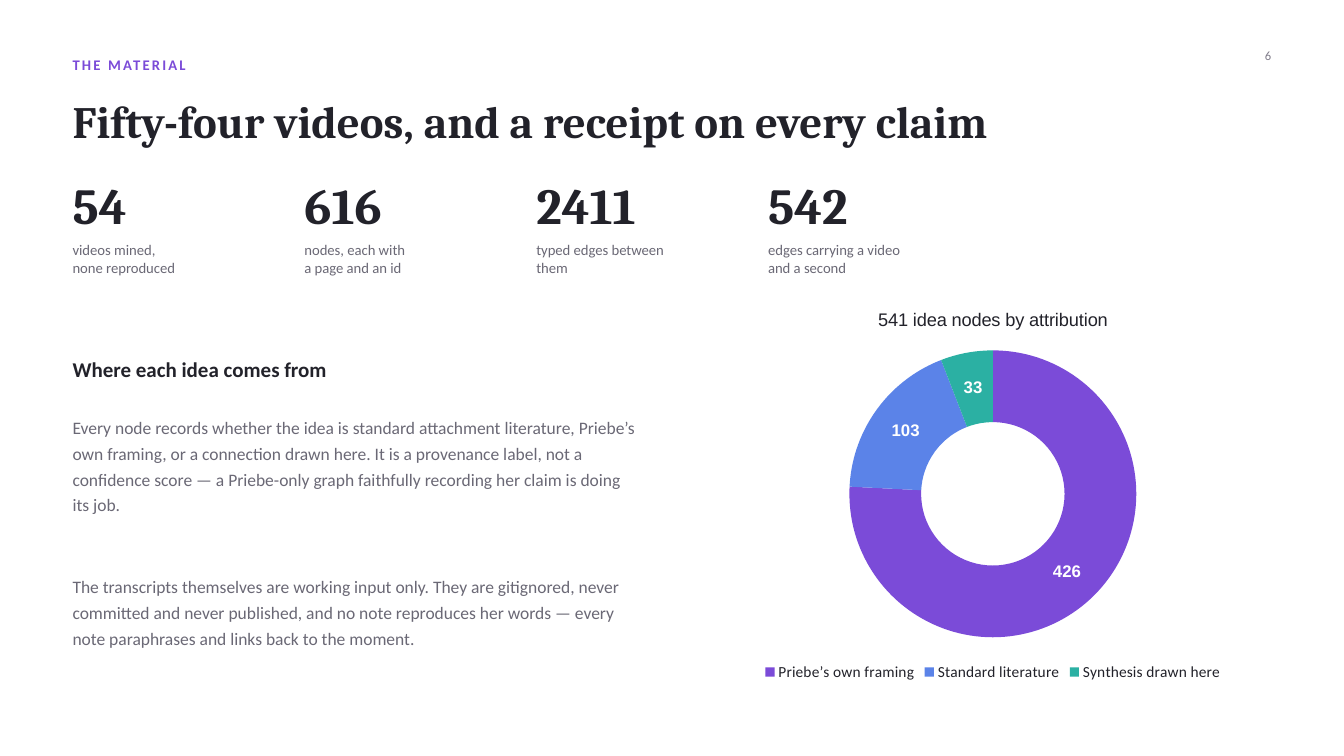
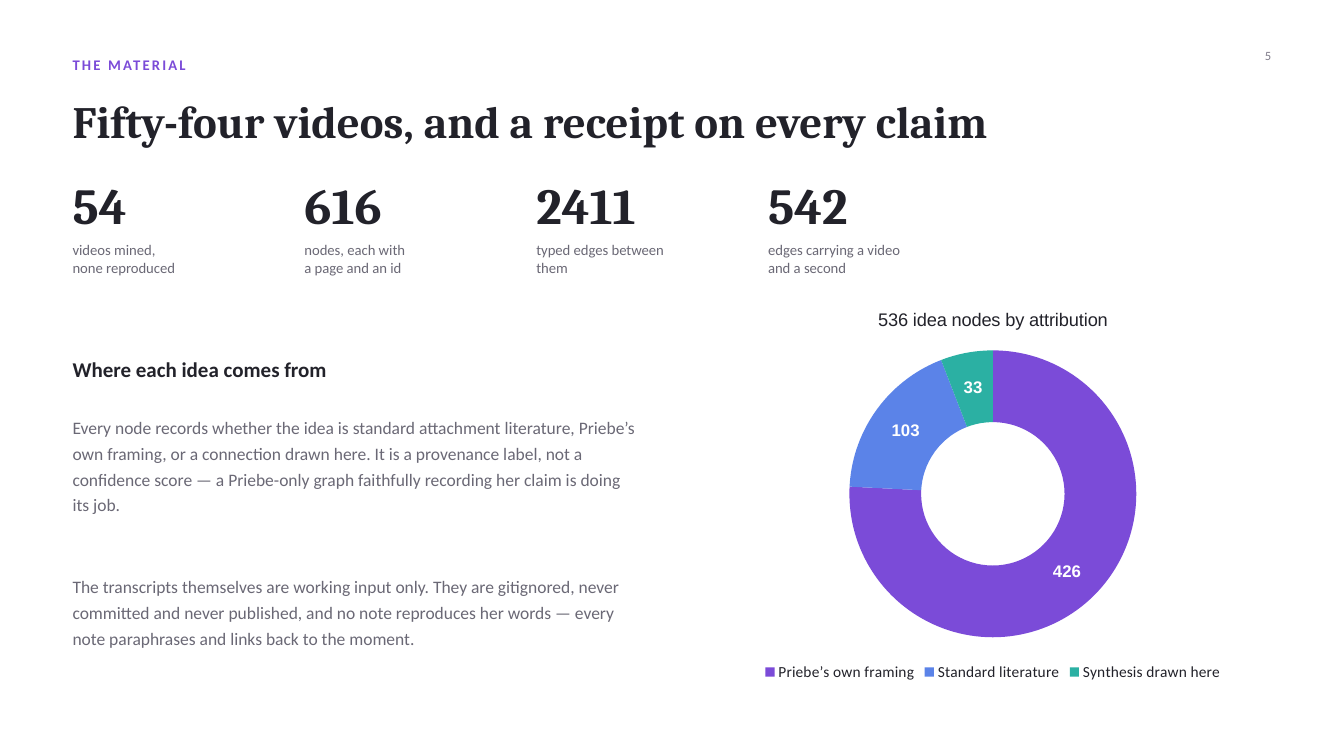
Before and after one commit to Touyette/AS-KG, a slide deck: slide 5 of Attachment-Knowledge-Graph.pptx (slide 6 before the commit). Drawn at 1344x756 pixels with LibreOffice and Linux fonts; fonts in the diff are those of the drawing. Boxes give left, top, right and bottom in pixels: in the first picture for what was removed or moved away, otherwise in the second. Text is boxed around its words. In the diff, an @@ line names an element or a change of style, - is before the commit and + after.

```diff
--- a/Attachment-Knowledge-Graph.pptx
+++ b/Attachment-Knowledge-Graph.pptx
@@ doughnut chart at bbox=[696, 292, 1291, 686] @@
@@ title "541 idea nodes by attribution" to "536 idea nodes by attribution" @@
```
Also in this commit, not shown: 19 other slides changed, 6 slides added, 9 slides removed, 20 other files.
